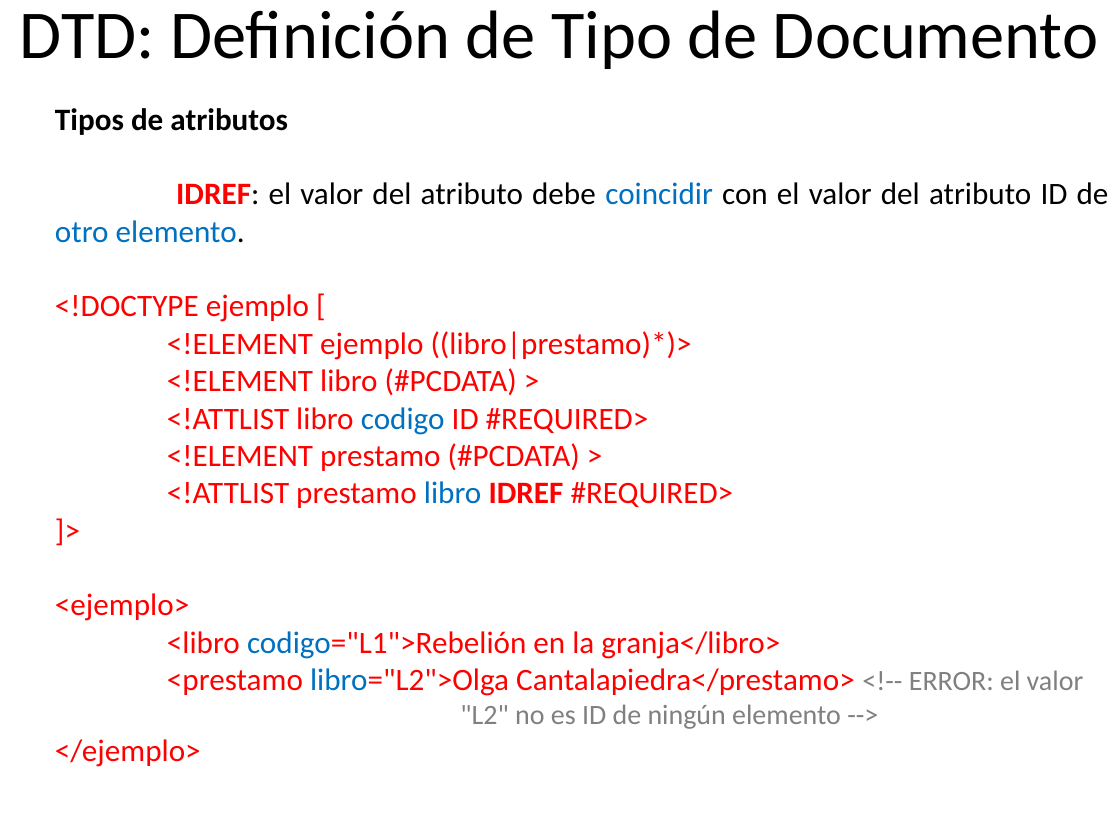
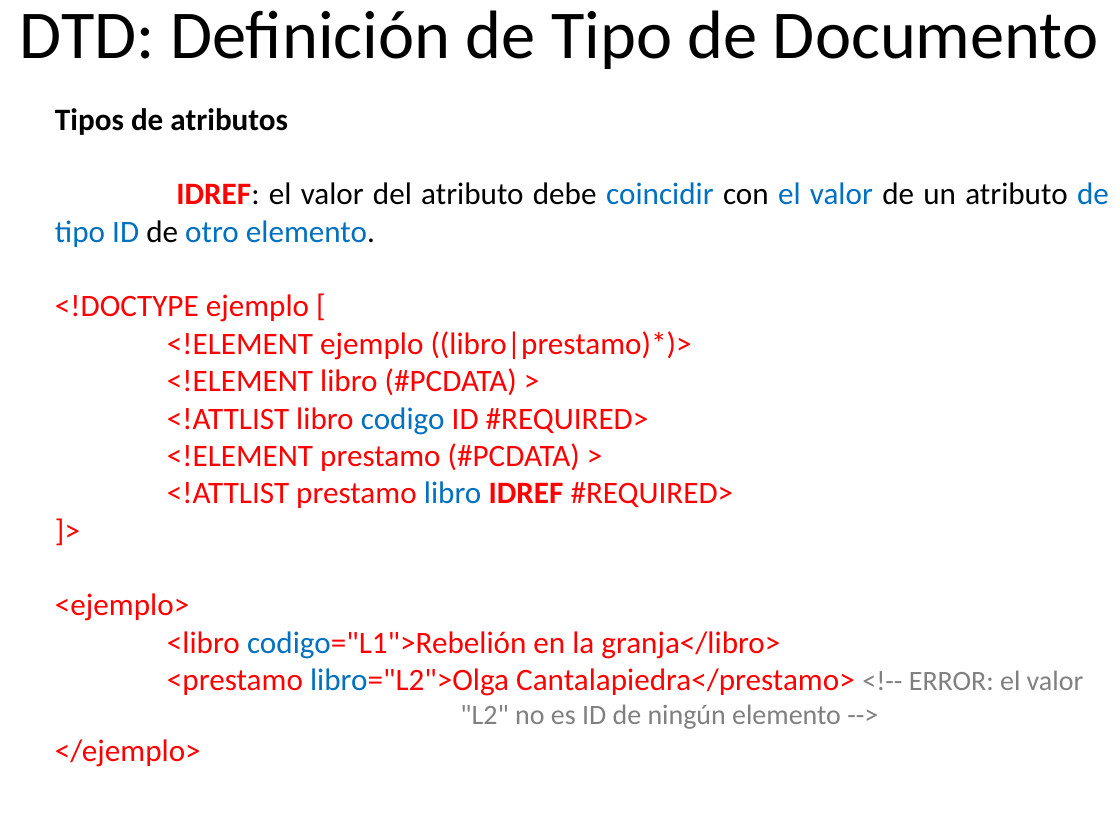
Before and after one commit to germanarcos/LM, a slide deck: slide 10 of xml/25 DTD avanzados.pptx. Drawn at 1120x840 pixels with LibreOffice and Linux fonts; fonts in the diff are those of the drawing. Boxes give left, top, right and bottom in pixels: in the first picture for what was removed or moved away, otherwise in the second. Text is boxed around its words. In the diff, an @@ line names an element or a change of style, - is before the commit and + after.

```diff
--- a/xml/25 DTD avanzados.pptx
+++ b/xml/25 DTD avanzados.pptx
@@ text at bbox=[55, 182, 1109, 247]: text changed @@
-  IDREF: el valor del atributo debe coincidir con el valor del atributo ID de otro elemento.
+  IDREF: el valor del atributo debe coincidir con el valor de un atributo de tipo ID de otro elemento.
```
Also in this commit, not shown: 12 other slides changed, 6 slides added.
